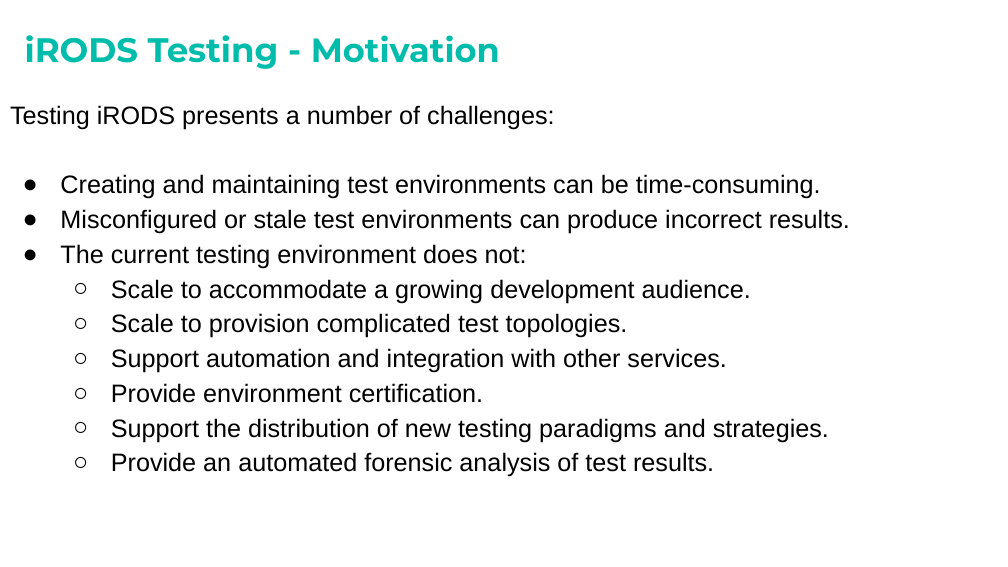
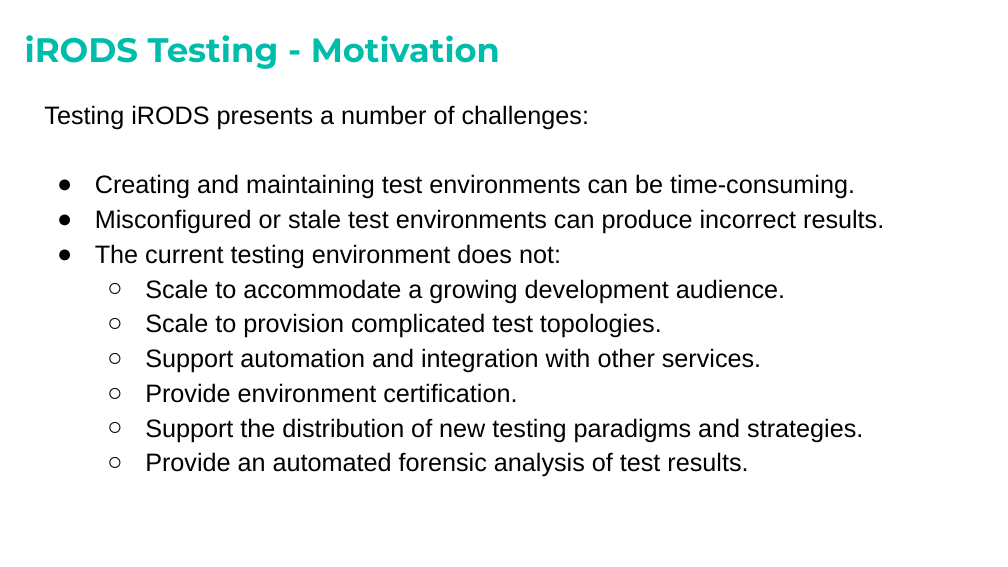
Before and after one commit to irods/irods_k8s, a slide deck: slide 3 of Docs/iRODS SuperV presentation.pptx. Drawn at 1008x567 pixels with LibreOffice and Linux fonts; fonts in the diff are those of the drawing; background and template pictures are left out. Boxes give left, top, right and bottom in pixels: in the first picture for what was removed or moved away, otherwise in the second. Text is boxed around its words. In the diff, an @@ line names an element or a change of style, - is before the commit and + after.

```diff
--- a/Docs/iRODS SuperV presentation.pptx
+++ b/Docs/iRODS SuperV presentation.pptx
@@ text "Testing iRODS presents a number ...": place and size @@
-text "Testing iRODS presents a number ..." at <box>10,105,850,477</box>
+text "Testing iRODS presents a number ..." at <box>44,105,884,477</box>
```
Also in this commit, not shown: 9 other slides changed, 1 slide added, 1 other file.
